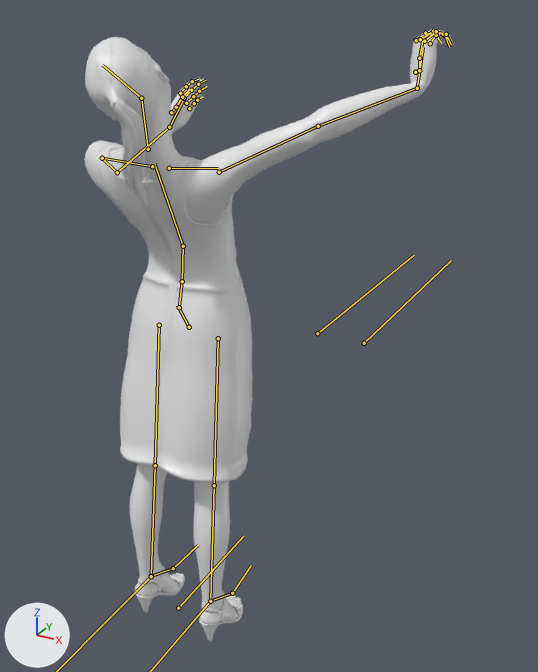
What one commit did to the FBX model Assets/Models/girl.fbx.
Both versions are drawn from a 50 mm camera at (10.93, 1.17, 18.62) aimed at (1.36, 18.57, 9.93). The lights are fixed; the arrows at lower left show +X, +Y and +Z. Both versions are drawn at the pose saved in each file; the numbers are the values there. The bones that bend it are drawn over the model as lines.

Objects in the first picture: 'Gal_models:Cocktaildress', 'Gal_models:Female_generic', 'Gal_models:Heelsandal', 'Gal_models:Ponytail01'.
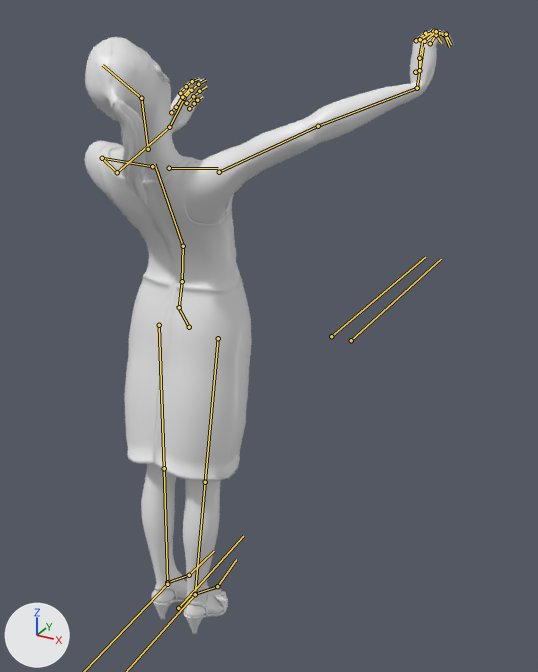
Where the change shows, as pixel boxes [x1, y1, x2, y2] in the pictures (538 x 672 px):
'Gal_models:Cocktaildress', posed: before [97, 142, 253, 483]; after [97, 142, 252, 482]
'Gal_models:Female_generic', posed: before [84, 29, 453, 603]; after [84, 29, 453, 596]
'Gal_models:Heelsandal', posed (28% narrower, 18% shorter): before [135, 563, 243, 641]; after [151, 570, 228, 634]
bone 'thigh_l', root to tip: before (159, 325) to (155, 465); after (159, 325) to (164, 468)
bone 'foot_l', root to tip: before (151, 576) to (173, 568); after (167, 582) to (189, 575)
bone 'thigh_r', root to tip: before (218, 338) to (214, 485); after (218, 338) to (205, 482)
bone 'foot_r', root to tip: before (210, 601) to (232, 593); after (195, 594) to (217, 586)

The edits, one by one:
Bone 'thigh_l' (bone_thigh_l) turns from (10, 0, -5) to (12, 3, 0) degrees about its own x, y and z.
Bone 'foot_l' (bone_foot_l) turns from (-3, 0, 0) to (-3, 3, -5) degrees about its own x, y and z.
Bone 'thigh_r' (bone_thigh_r) turns from (10, 0, 5) to (12, -3, 1) degrees about its own x, y and z.
Bone 'foot_r' (bone_foot_r) turns from (-3, 0, 0) to (-3, -2, 5) degrees about its own x, y and z.
